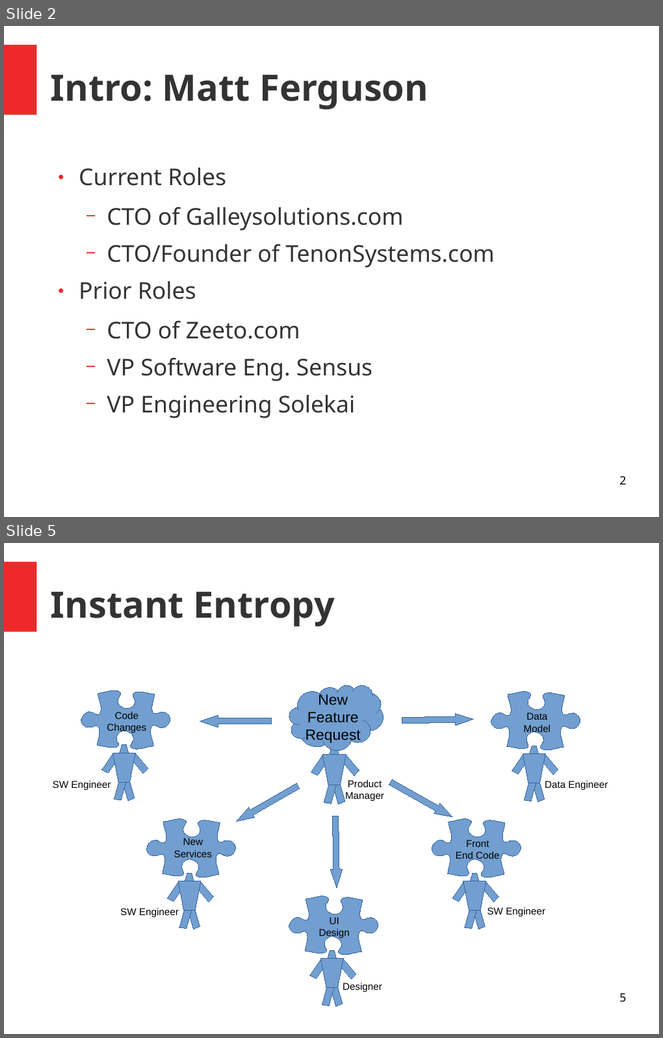
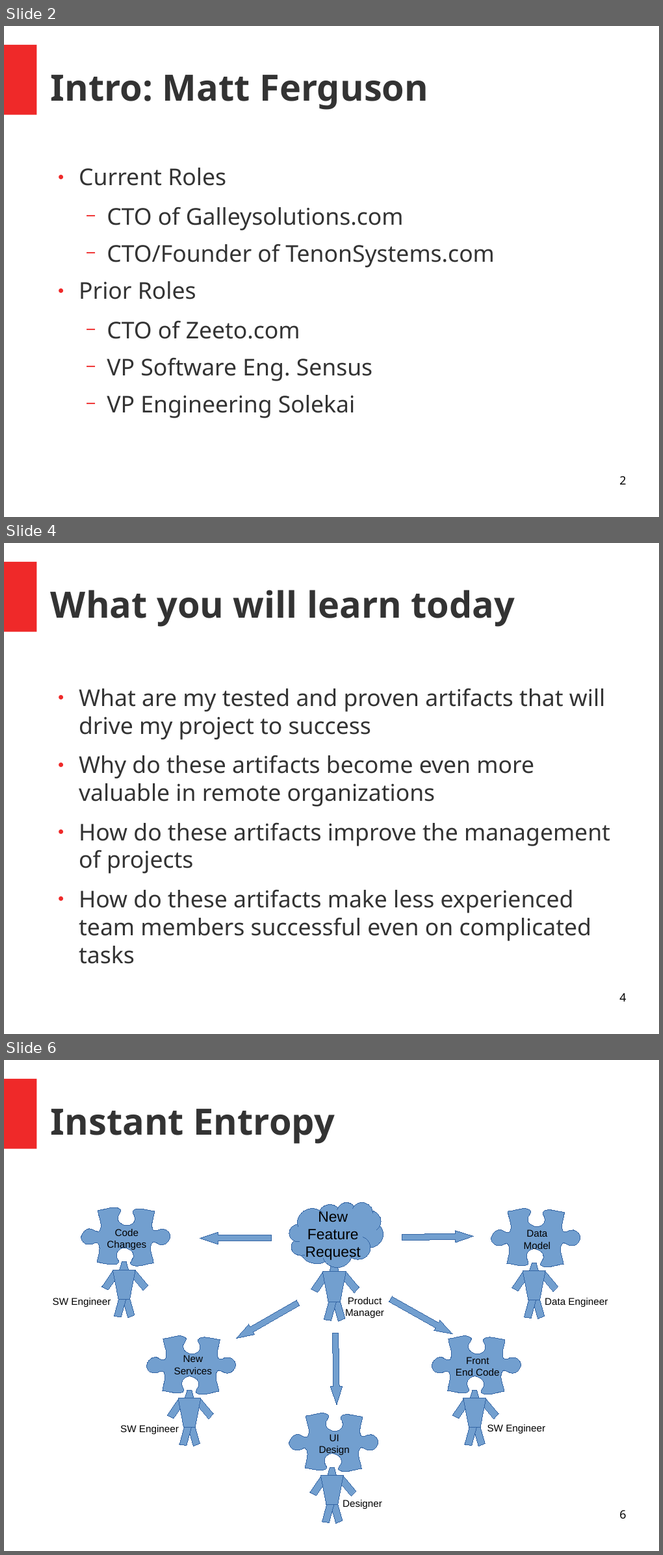
Before and after one commit to MrAbsaroka/Presentations, a slide deck: MattFerguson-0111-2021.11.04.odp. Shown one above the other, each under a label of ours: slides 2 and 5 before the commit, slides 2, 4 and 6 after it; the slides between them are not shown. The pictures are 663x1038 and 663x1555 pixels, drawn with LibreOffice and Linux fonts; fonts in the diff are those of the drawing. Boxes give left, top, right and bottom in pixels: in the first picture for what was removed or moved away, otherwise in the second. Text is boxed around its words. In the diff, an @@ line names an element or a change of style, - is before the commit and + after.

```diff
--- a/MattFerguson-0111-2021.11.04.odp
+++ b/MattFerguson-0111-2021.11.04.odp
@@ slide 4 added at (x1=4, y1=543, x2=659, y2=1034), background #FFFFFF; not listed: 1 template element that a slide beside it also shows @@
@@ title added at (x1=51, y1=590, x2=516, y2=627), 44 pt, text #333333, bold @@
+What you will learn today
@@ text added at (x1=79, y1=689, x2=610, y2=964), 28 pt, text #333333 @@
+● What are my tested and proven artifacts that will drive my project to success
+● Why do these artifacts become even more valuable in remote organizations
+● How do these artifacts improve the management of projects
+● How do these artifacts make less experienced team members successful even on complicated tasks
@@ page number added at (x1=620, y1=993, x2=626, y2=1002), 14 pt, text #000000 @@
+4
@@ what was slide 5 is now slide 6 @@
@@ page number at (x1=620, y1=1510, x2=626, y2=1520): text changed @@
-5
+6
```
Also in this commit, not shown: 4 slides changed, 19 other slides added, 1 other file.
